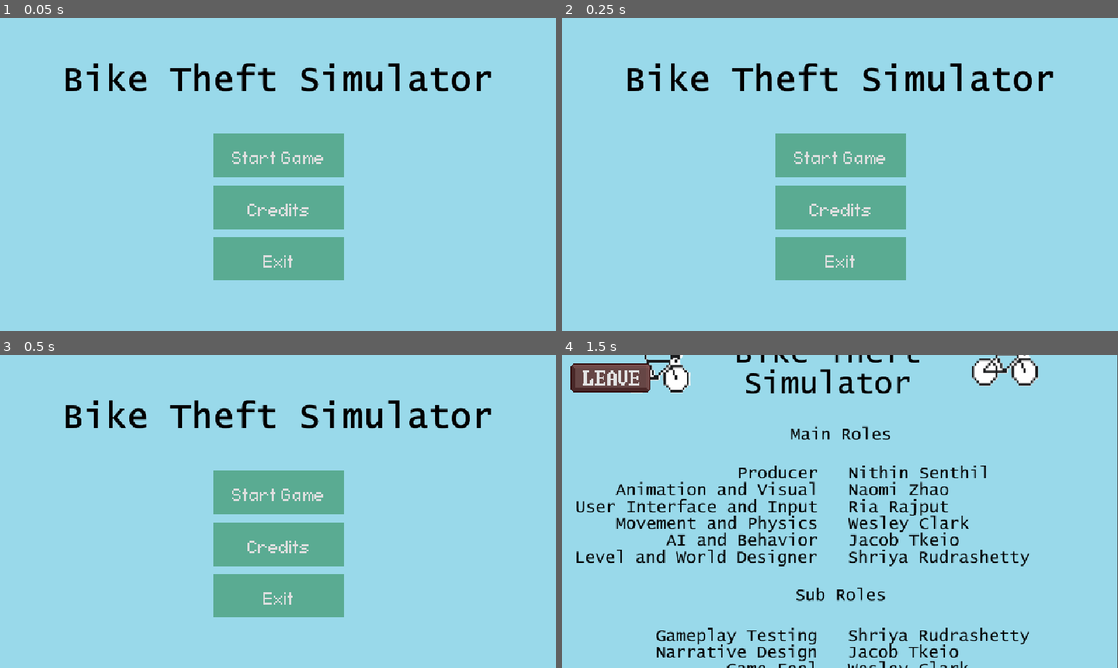
Above: before the commit, frames 1-4 (two rows, left to right).
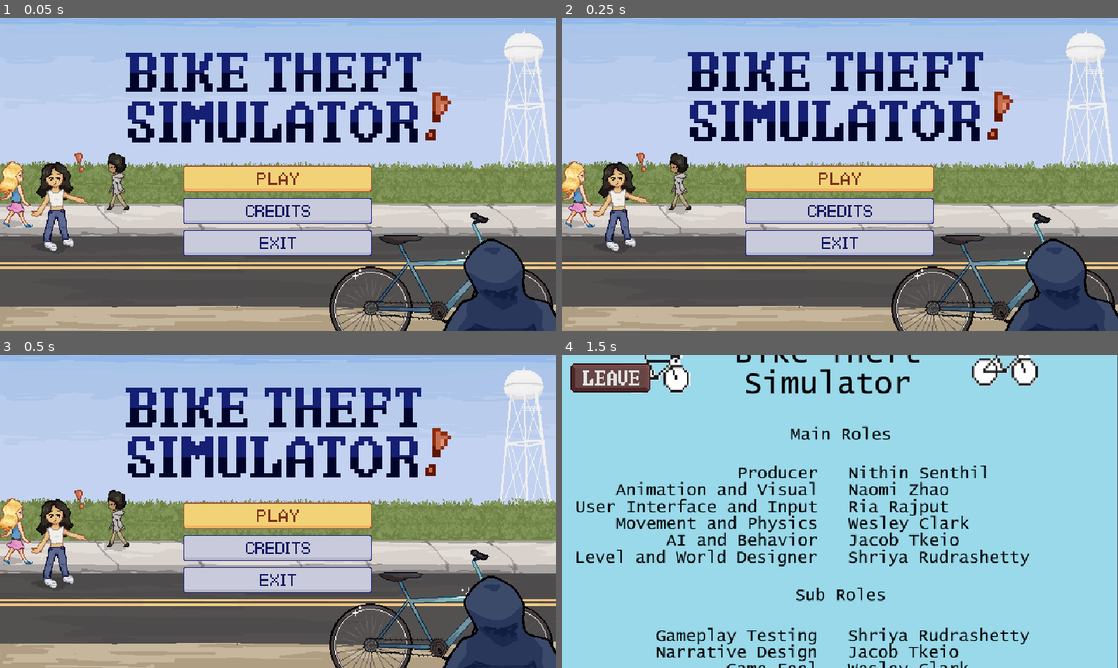
Above: after the commit, the same moments.

Repository: nithinsenthil/UCDBTS
Game: Godot game, scene res://Scenes/title.tscn
The game is run twice, just before and just after one commit, with the same random seed, the same clock (stepped at 60 frames per second) and the same inputs. The engine's default icon, where the game draws it, is replaced by a stand-in: a white triangle on a blue panel in a dark square.
Inputs (mouse positions are in pixels of both pictures, inside the frame that each line leads up to; where the layout moved, square brackets give the same spot in the first picture):
- Up to frame 1 (0.05 s): no input
- Up to frame 2 (0.25 s): no input
- Up to frame 3 (0.5 s): no input
- Up to frame 4 (1.5 s): click (840, 549) [840, 545] at 0.5 s; click (612, 380) at 1.25 s

The runs differ from the first frame. In frame 1, 90% of the frame differs, in the area x 0-100%, y 0-100%; in frame 2, 90%; in frame 3, 90%; in frame 4, nothing differs.

Commit message:
Title screen visual update

Diff:
--- a/ucdbts/Scenes/title.tscn
+++ b/ucdbts/Scenes/title.tscn
@@ -1,62 +1,104 @@
-[gd_scene load_steps=9 format=3 uid="uid://lcth78ayyp1k"]
+[gd_scene load_steps=14 format=3 uid="uid://lcth78ayyp1k"]
 
 [ext_resource type="Script" uid="uid://cad08xvsxfy4n" path="res://Scripts/title_screen.gd" id="1_fp2oq"]
 [ext_resource type="Script" uid="uid://b1tord2u4n14r" path="res://Scripts/start_game_button.gd" id="2_ekrfg"]
-[ext_resource type="Texture2D" uid="uid://cca0vetid86g" path="res://Assets/title_screen2.png" id="2_yosvi"]
+[ext_resource type="Texture2D" uid="uid://d4egnje5ujbww" path="res://Assets/title/title_template.png" id="2_yosvi"]
+[ext_resource type="Texture2D" uid="uid://cfu3y6b13neak" path="res://Assets/title/title_play.png" id="3_yu0ss"]
 [ext_resource type="Script" uid="uid://xvogy1lxuyi1" path="res://Scripts/exit_button.gd" id="4_q2qps"]
+[ext_resource type="Texture2D" uid="uid://cwj55wv3jwdhm" path="res://Assets/title/title_exit.png" id="5_6aagf"]
 [ext_resource type="Script" uid="uid://crep5tpd5hfom" path="res://Scripts/credits_button.gd" id="5_yosvi"]
+[ext_resource type="Texture2D" uid="uid://d4fm20ve13jym" path="res://Assets/title/title_credits.png" id="7_kyk5u"]
+[ext_resource type="Texture2D" uid="uid://d2hen1p27u4gc" path="res://Assets/title/title_text.png" id="9_6aagf"]
+[ext_resource type="Script" uid="uid://bxnfnaisj6qke" path="res://Scripts/title_text.gd" id="10_kyk5u"]
 
-[sub_resource type="StyleBoxFlat" id="StyleBoxFlat_yosvi"]
-bg_color = Color(0.35347423, 0.671336, 0.5721175, 1)
+[sub_resource type="Animation" id="Animation_6aagf"]
+resource_name = "hover"
+length = 2.0
+loop_mode = 1
+tracks/0/type = "value"
+tracks/0/imported = false
+tracks/0/enabled = true
+tracks/0/path = NodePath("TitleText:position")
+tracks/0/interp = 1
+tracks/0/loop_wrap = true
+tracks/0/keys = {
+"times": PackedFloat32Array(0, 1, 2),
+"transitions": PackedFloat32Array(1, 1, 1),
+"update": 0,
+"values": [Vector2(-175, -140), Vector2(-175, -145), Vector2(-175, -140)]
+}
 
-[sub_resource type="StyleBoxFlat" id="StyleBoxFlat_2qdx2"]
-bg_color = Color(0.3529412, 0.67058825, 0.57254905, 1)
+[sub_resource type="Animation" id="Animation_kyk5u"]
+length = 0.001
+tracks/0/type = "value"
+tracks/0/imported = false
+tracks/0/enabled = true
+tracks/0/path = NodePath("TitleText:position")
+tracks/0/interp = 1
+tracks/0/loop_wrap = true
+tracks/0/keys = {
+"times": PackedFloat32Array(0),
+"transitions": PackedFloat32Array(1),
+"update": 0,
+"values": [Vector2(-175, -140)]
+}
 
-[sub_resource type="StyleBoxFlat" id="StyleBoxFlat_3eqdi"]
-bg_color = Color(0.3529412, 0.67058825, 0.57254905, 1)
+[sub_resource type="AnimationLibrary" id="AnimationLibrary_cwqts"]
+_data = {
+&"RESET": SubResource("Animation_kyk5u"),
+&"hover": SubResource("Animation_6aagf")
+}
 
 [node name="Title" type="Node2D"]
 position = Vector2(320, 180)
-scale = Vector2(0.5, 0.5)
 script = ExtResource("1_fp2oq")
 
 [node name="TextureRect" type="TextureRect" parent="."]
-offset_left = -640.0
-offset_top = -360.0
-offset_right = 640.0
-offset_bottom = 360.0
+offset_left = -320.0
+offset_top = -180.0
+offset_right = 320.0
+offset_bottom = 180.0
 texture = ExtResource("2_yosvi")
+stretch_mode = 2
 metadata/_edit_use_anchors_ = true
 
-[node name="StartGameButton" type="Button" parent="."]
-offset_left = -148.0
-offset_top = -94.0
-offset_right = 152.0
-offset_bottom = 6.0
-theme_override_font_sizes/font_size = 64
-theme_override_styles/normal = SubResource("StyleBoxFlat_yosvi")
-text = "Start Game"
+[node name="StartGameButton" type="TextureButton" parent="."]
+offset_left = -109.0
+offset_top = -10.0
+offset_right = 108.0
+offset_bottom = 20.0
+texture_normal = ExtResource("3_yu0ss")
 script = ExtResource("2_ekrfg")
 metadata/_edit_use_anchors_ = true
 
-[node name="ExitButton" type="Button" parent="."]
-offset_left = -148.0
-offset_top = 144.0
-offset_right = 152.0
-offset_bottom = 244.0
-theme_override_font_sizes/font_size = 64
-theme_override_styles/normal = SubResource("StyleBoxFlat_2qdx2")
-text = "Exit"
+[node name="ExitButton" type="TextureButton" parent="."]
+offset_left = -109.0
+offset_top = 64.0
+offset_right = 108.0
+offset_bottom = 94.00003
+texture_normal = ExtResource("5_6aagf")
 script = ExtResource("4_q2qps")
 metadata/_edit_use_anchors_ = true
 
-[node name="CreditsButton" type="Button" parent="."]
-offset_left = -148.0
-offset_top = 26.0
-offset_right = 152.0
-offset_bottom = 126.0
-theme_override_font_sizes/font_size = 64
-theme_override_styles/normal = SubResource("StyleBoxFlat_3eqdi")
-text = "Credits"
+[node name="CreditsButton" type="TextureButton" parent="."]
+offset_left = -109.0
+offset_top = 27.0
+offset_right = 108.0
+offset_bottom = 57.0
+texture_normal = ExtResource("7_kyk5u")
 script = ExtResource("5_yosvi")
 metadata/_edit_use_anchors_ = true
+
+[node name="TitleText" type="TextureRect" parent="."]
+offset_left = -175.0
+offset_top = -140.0
+offset_right = 199.0
+offset_bottom = -37.0
+texture = ExtResource("9_6aagf")
+script = ExtResource("10_kyk5u")
+
+[node name="AnimationPlayer" type="AnimationPlayer" parent="TitleText"]
+root_node = NodePath("../..")
+libraries = {
+&"": SubResource("AnimationLibrary_cwqts")
+}
--- a/ucdbts/Scripts/credits_button.gd
+++ b/ucdbts/Scripts/credits_button.gd
@@ -1,4 +1,4 @@
-extends Button
+extends TextureButton
 
 func _ready():
 	pressed.connect(_button_pressed)
--- a/ucdbts/Scripts/exit_button.gd
+++ b/ucdbts/Scripts/exit_button.gd
@@ -1,4 +1,4 @@
-extends Button
+extends TextureButton
 
 func _ready():
 	#var button = $StartGameButton
--- a/ucdbts/Scripts/start_game_button.gd
+++ b/ucdbts/Scripts/start_game_button.gd
@@ -1,4 +1,4 @@
-extends Button
+extends TextureButton
 
 func _ready():
 	#var button = $StartGameButton
--- /dev/null
+++ b/ucdbts/Scripts/title_text.gd
@@ -0,0 +1,12 @@
+extends Node
+
+@onready var animation_player = $AnimationPlayer
+
+# Called when the node enters the scene tree for the first time.
+func _ready() -> void:
+	pass # Replace with function body.
+
+
+# Called every frame. 'delta' is the elapsed time since the previous frame.
+func _process(delta: float) -> void:
+	animation_player.play("hover")
--- a/ucdbts/project.godot
+++ b/ucdbts/project.godot
@@ -28,6 +28,7 @@
 window/size/window_width_override=1920
 window/size/window_height_override=1080
 window/stretch/mode="viewport"
+window/stretch/scale_mode="integer"
 
 [gui]
 
Binary file added: ucdbts/Assets/title/title_credits.png
Not shown, added: ucdbts/Assets/title/title_credits.png.import
Binary file added: ucdbts/Assets/title/title_exit.png
Not shown, added: ucdbts/Assets/title/title_exit.png.import
Binary file added: ucdbts/Assets/title/title_play.png
Not shown, added: ucdbts/Assets/title/title_play.png.import
Binary file added: ucdbts/Assets/title/title_template.png
Not shown, added: ucdbts/Assets/title/title_template.png.import
Binary file added: ucdbts/Assets/title/title_text.png
Not shown, added: ucdbts/Assets/title/title_text.png.import
Not shown: 1 places in ucdbts/Scenes/level.tscn that only renumber resources
Not shown, added: ucdbts/Scripts/title_text.gd.uid
